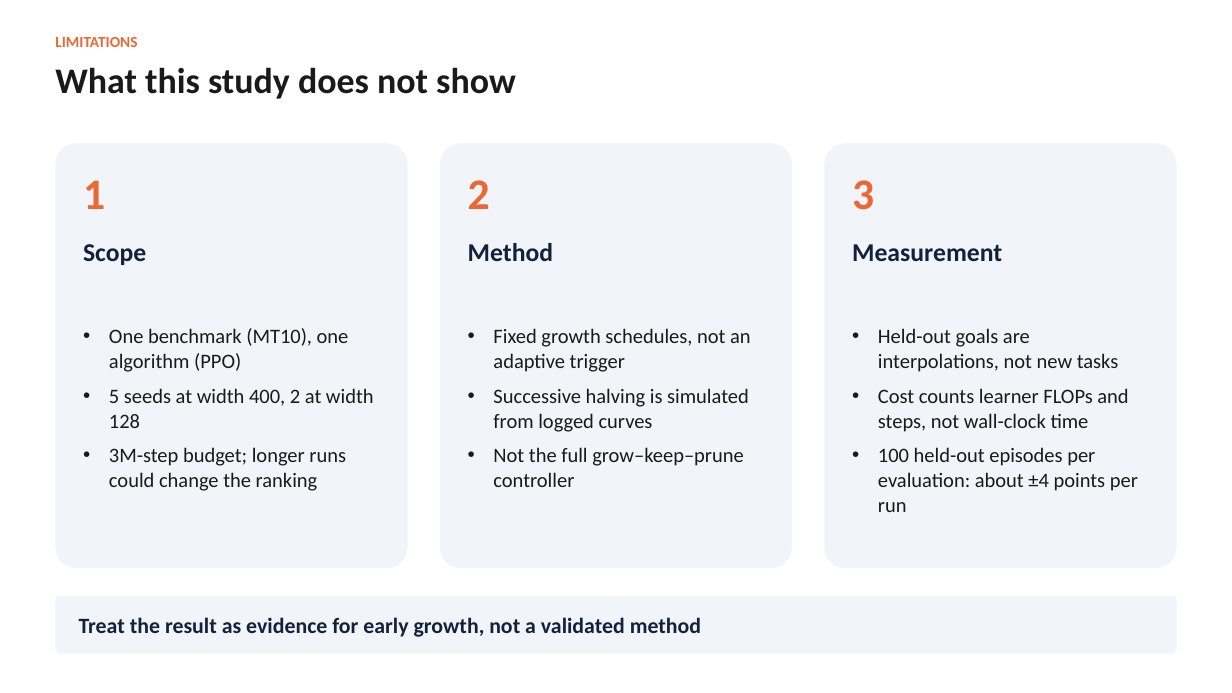
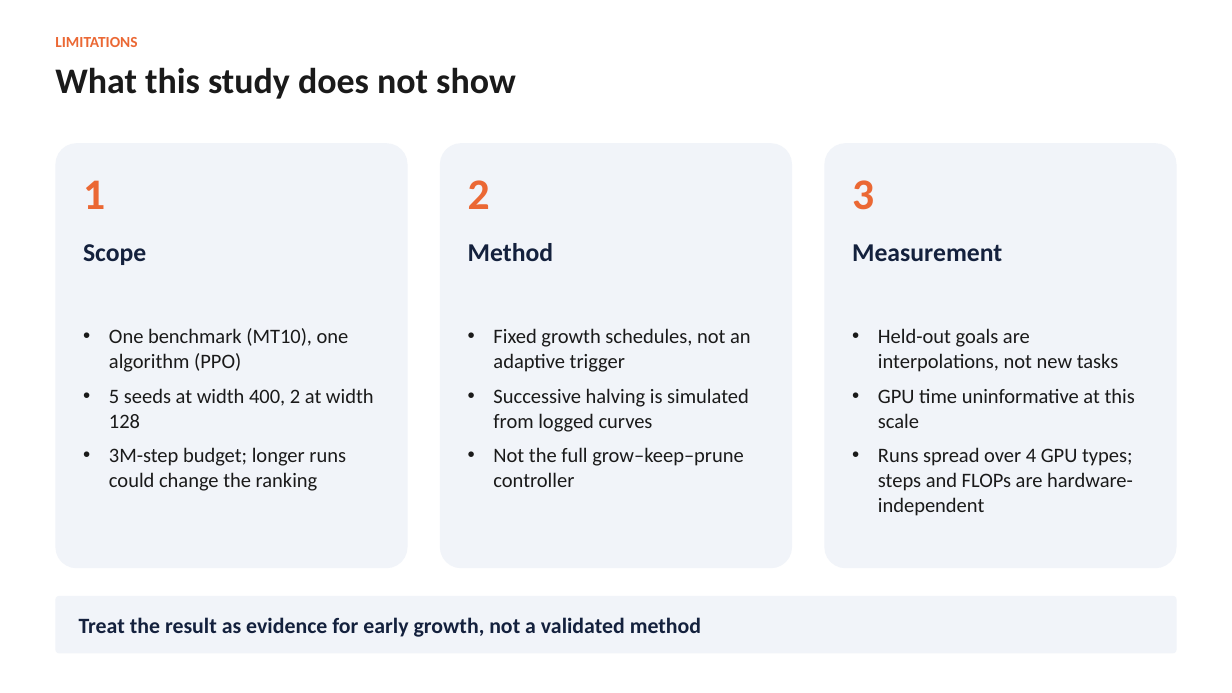
Before and after one commit to adlsdztony/comp9501-depth-growth, a slide deck: slide 14 of deck/COMP9501_Growth_Results_v2.pptx. Drawn at 1232x693 pixels with LibreOffice and Linux fonts; fonts in the diff are those of the drawing. Boxes give left, top, right and bottom in pixels: in the first picture for what was removed or moved away, otherwise in the second. Text is boxed around its words. In the diff, an @@ line names an element or a change of style, - is before the commit and + after.

```diff
--- a/deck/COMP9501_Growth_Results_v2.pptx
+++ b/deck/COMP9501_Growth_Results_v2.pptx
@@ text at (878,388,1135,516): text changed @@
-• Cost counts learner FLOPs and steps, not wall-clock time
-• 100 held-out episodes per evaluation: about ±4 points per run
+• GPU time uninformative at this scale
+• Runs spread over 4 GPU types; steps and FLOPs are hardware-independent
```
Also in this commit, not shown: 10 other slides changed, 9 other files.
